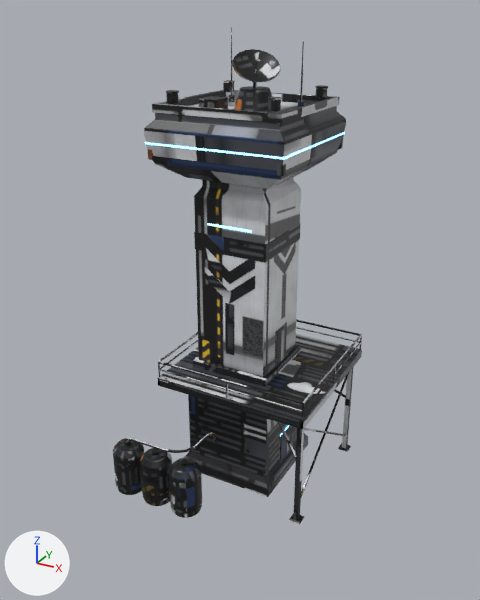
One commit to the glTF model models/機庫/整備庫_36_管制塔.glb: the scene before it, then after it.
Camera for both pictures: a camera (50 mm lens) standing at (20.1, -37.8, 32.0) and looking at (0.2, -1.6, 13.9). Lighting does not change. The marker at lower left points along +X, +Y and +Z. The picture after the commit comes second. Vertices at exactly the same position are counted once.

Names of what the first picture shows: 'Tower_Mesh'.
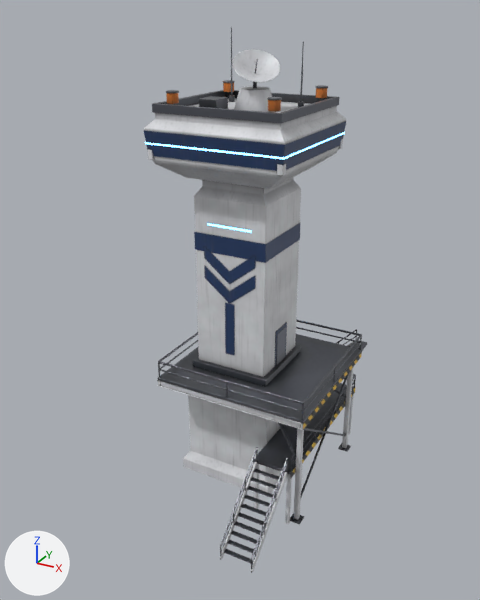
Boxes [x1, y1, x2, y2] around the edits, measured in the pictures (480 x 600 px; the box of a moved part takes in the faces that stretch with it):
'Tower_Mesh', reshaped (10% narrower, 10% taller): before [113, 27, 362, 524]; after [144, 27, 367, 573]
part 1 of me_tower_mesh, added: after [253, 469, 283, 481]
part 2 of me_tower_mesh, added: after [251, 477, 279, 490]
part 3 of me_tower_mesh, added: after [247, 486, 277, 498]
part 4 of me_tower_mesh, added: after [244, 495, 272, 507]
part 5 of me_tower_mesh, added: after [241, 504, 269, 517]
part 6 of me_tower_mesh, added: after [237, 513, 266, 526]
part 7 of me_tower_mesh, added: after [234, 521, 263, 536]
part 8 of me_tower_mesh, added: after [231, 531, 259, 544]
part 9 of me_tower_mesh, rebuilt (8% narrower): before [342, 367, 354, 449]; after [342, 368, 353, 448]
part 10 of me_tower_mesh, rebuilt (8% narrower): before [293, 428, 304, 520]; after [294, 428, 304, 520]
part 11 of me_tower_mesh, deleted: before [113, 432, 217, 518]
part 12 of me_tower_mesh, built on: before [159, 327, 361, 436]; after [158, 327, 367, 573]
part 13 of me_tower_mesh, moved or reshaped: [160, 340, 198, 369] in both
part 14 of me_tower_mesh, surface changed: [144, 29, 362, 524] in both

The change, as a diff of the scene's bpy script:
```diff
--- a/models/機庫/整備庫_36_管制塔.glb.py
+++ b/models/機庫/整備庫_36_管制塔.glb.py
@@ me_tower_mesh @@
-me_tower_mesh.from_pydata(...)  # 3907 vertices, 7289 faces; spans x -6.8..6.8, y -8.4..5.4, z 0.0..30.9
+me_tower_mesh.from_pydata(...)  # 5836 vertices, 11034 faces; spans x -6.8..6.8, y -10.3..8.4, z 0.0..30.9
+# me_tower_mesh part 1: the loose piece of 24 vertices spanning x 5.9..6.7, y -5.0..-4.2, z 0.0..0.1 is copied, and the copy is scaled about its middle by (2.67, 0.411, 0.397), then moved by (-1.6, -1.2, 3.9); it spans x 3.7..5.8, y -6.0..-5.7, z 4.0
+# me_tower_mesh part 2: the loose piece of 24 vertices spanning x 5.9..6.7, y -5.0..-4.2, z 0.0..0.1 is copied, and the copy is scaled about its middle by (2.67, 0.411, 0.397), then moved by (-1.6, -1.7, 3.5); it spans x 3.7..5.8, y -6.4..-6.1, z 3.6
+# me_tower_mesh part 3: the loose piece of 24 vertices spanning x 5.9..6.7, y -5.0..-4.2, z 0.0..0.1 is copied, and the copy is scaled about its middle by (2.67, 0.411, 0.397), then moved by (-1.6, -2.1, 3.1); it spans x 3.7..5.8, y -6.9..-6.5, z 3.2
+# me_tower_mesh part 4: the loose piece of 24 vertices spanning x 5.9..6.7, y -5.0..-4.2, z 0.0..0.1 is copied, and the copy is scaled about its middle by (2.67, 0.411, 0.397), then moved by (-1.6, -2.6, 2.7); it spans x 3.7..5.8, y -7.3..-7.0, z 2.8
+# me_tower_mesh part 5: the loose piece of 24 vertices spanning x 5.9..6.7, y -5.0..-4.2, z 0.0..0.1 is copied, and the copy is scaled about its middle by (2.67, 0.411, 0.397), then moved by (-1.6, -3.0, 2.3); it spans x 3.7..5.8, y -7.8..-7.4, z 2.4
+# me_tower_mesh part 6: the loose piece of 24 vertices spanning x 5.9..6.7, y -5.0..-4.2, z 0.0..0.1 is copied, and the copy is scaled about its middle by (2.67, 0.411, 0.397), then moved by (-1.6, -3.4, 1.9); it spans x 3.7..5.8, y -8.2..-7.9, z 2.0
+# me_tower_mesh part 7: the loose piece of 24 vertices spanning x 5.9..6.7, y -5.0..-4.2, z 0.0..0.1 is copied, and the copy is scaled about its middle by (2.67, 0.411, 0.397), then moved by (-1.6, -3.9, 1.5); it spans x 3.7..5.8, y -8.6..-8.3, z 1.6
+# me_tower_mesh part 8: the loose piece of 24 vertices spanning x 5.9..6.7, y -5.0..-4.2, z 0.0..0.1 is copied, and the copy is scaled about its middle by (2.67, 0.411, 0.397), then moved by (-1.6, -4.3, 1.1); it spans x 3.7..5.8, y -9.1..-8.8, z 1.2
+# me_tower_mesh part 9: the loose piece of 24 vertices spanning x 6.1..6.5, y 4.4..4.8, z 0.0..8.0 is rebuilt with 24 vertices and now spans x 6.1..6.5, y 4.4..4.8, z 0.0..8.0
+# me_tower_mesh part 10: the loose piece of 24 vertices spanning x 6.1..6.5, y -4.8..-4.4, z 0.0..8.0 is rebuilt with 24 vertices and now spans x 6.1..6.5, y -4.8..-4.4, z 0.0..8.0
+# me_tower_mesh part 11: 13 loose pieces with 1258 vertices, spanning x -6.8..0.2, y -8.4..-3.2, z 0.0..4.4, are deleted
+# me_tower_mesh part 12: 43 vertices moved within x 1.3..6.7, y -5.3..5.3, z 1.2..9.8; 1 vertex removed from x 6.8, y -5.4, z 8.4; 2190 vertices added at x -6.8..6.8, y -10.3..8.4, z 0.0..9.5
+# me_tower_mesh part 13: 23 vertices moved within x -4.1, y -5.3..5.3, z 9.2..9.8; 2 vertices removed from x -4.2, y -5.4..5.4, z 8.0..8.4
+# me_tower_mesh part 14: 3759 kept faces spanning x -4.7..6.8, y -5.4..5.4, z 0.0..30.9 get new texture (UV) coordinates
+# other edits to the shape of me_tower_mesh do not show in these pictures
 me_tower_mesh.materials.append(mat_m_tower)
```
